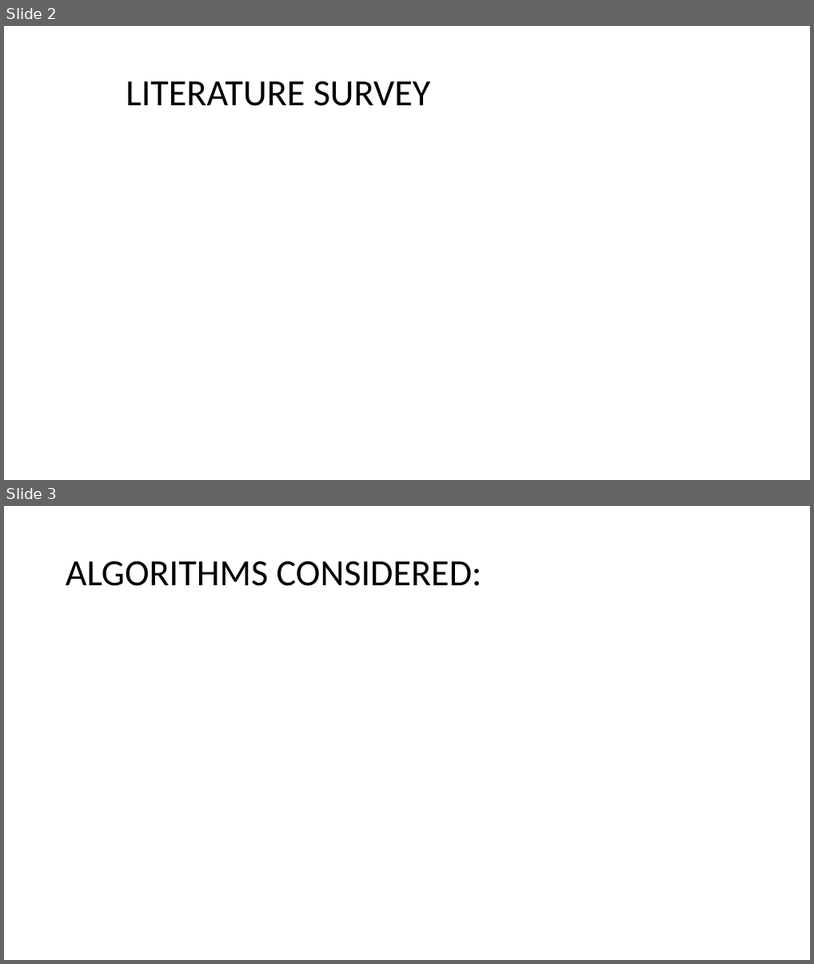
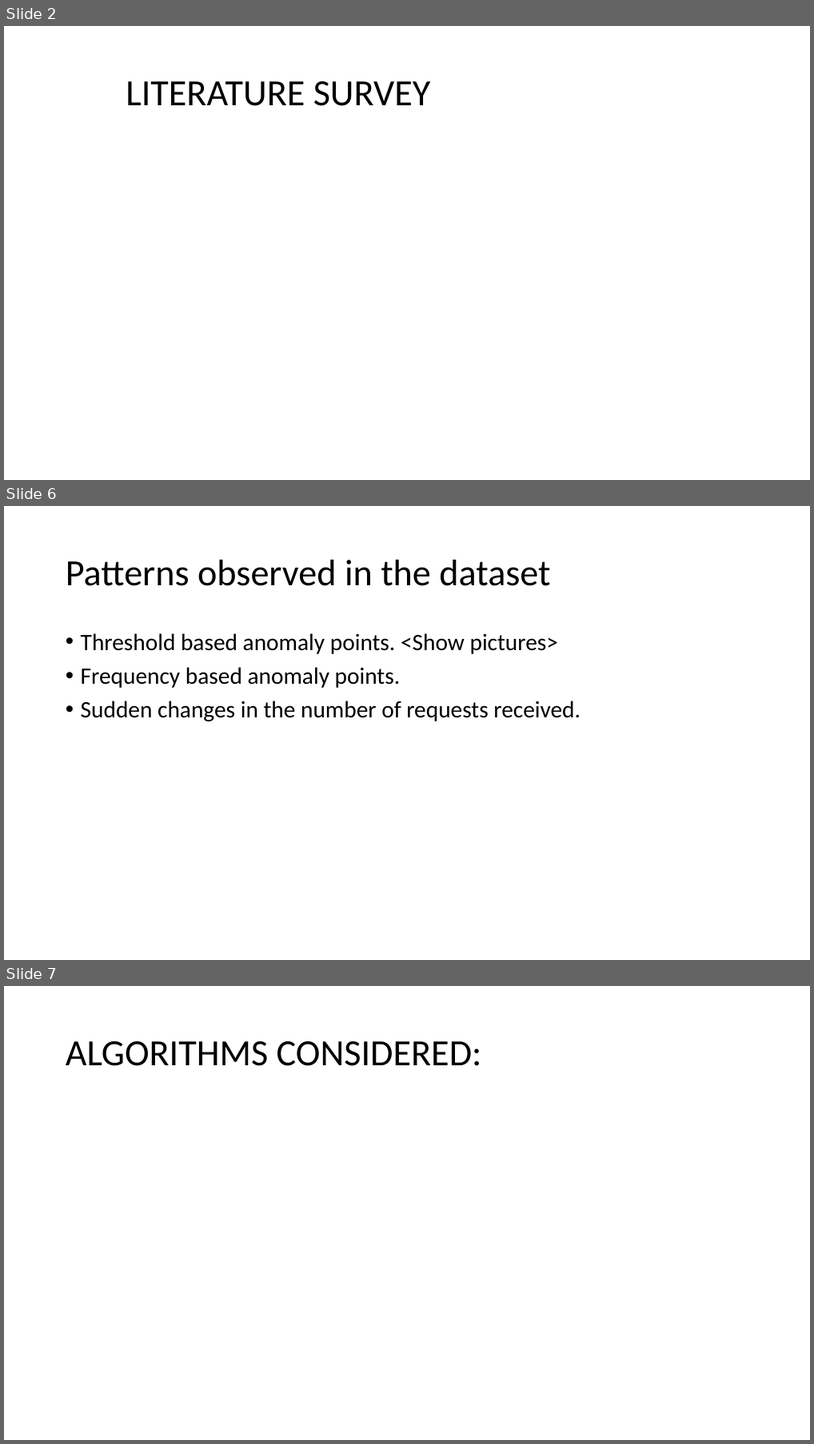
Before and after one commit to kratinayyar/ML-Project, a slide deck: Anomaly Detection.pptx. Shown one above the other, each under a label of ours: slides 2 and 3 before the commit, slides 2, 6 and 7 after it; the slides between them are not shown. The pictures are 814x964 and 814x1444 pixels, drawn with LibreOffice and Linux fonts; fonts in the diff are those of the drawing. Boxes give left, top, right and bottom in pixels: in the first picture for what was removed or moved away, otherwise in the second. Text is boxed around its words. In the diff, an @@ line names an element or a change of style, - is before the commit and + after.

```diff
--- a/Anomaly Detection.pptx
+++ b/Anomaly Detection.pptx
@@ slide 6 added at (4, 506, 810, 960), background #FFFFFF @@
@@ title added at (66, 560, 550, 586), 44 pt, text #000000 @@
+Patterns observed in the dataset
@@ text added at (81, 633, 581, 721), 28 pt, text #000000 @@
+• Threshold based anomaly points. <Show pictures>
+• Frequency based anomaly points.
+• Sudden changes in the number of requests received.
@@ what was slide 3 is now slide 7 @@
```
Also in this commit, not shown: 3 other slides added.
